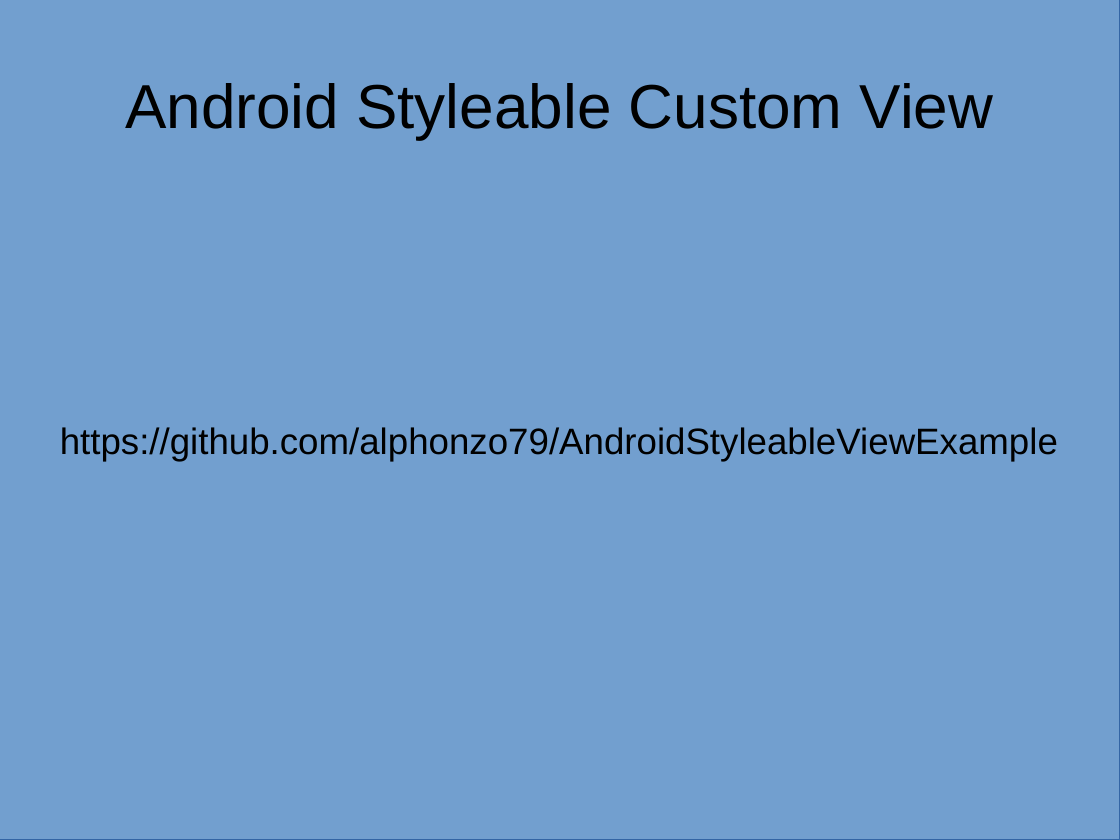
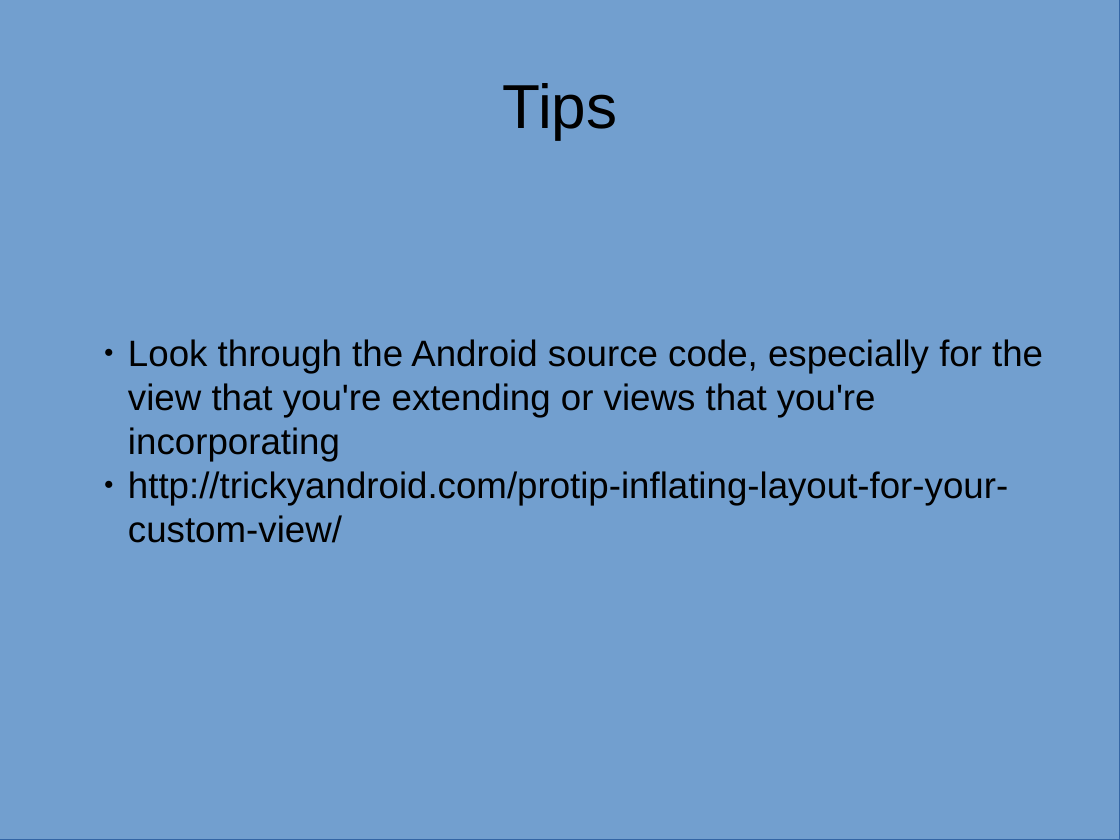
Before and after one commit to alphonzo79/AndroidStyleableViewExample, a slide deck: slide 7 of AndroidStyleableViewSlides.odp (slide 2 before the commit). Drawn at 1120x840 pixels with LibreOffice and Linux fonts; fonts in the diff are those of the drawing. Boxes give left, top, right and bottom in pixels: in the first picture for what was removed or moved away, otherwise in the second. Text is boxed around its words. In the diff, an @@ line names an element or a change of style, - is before the commit and + after.

```diff
--- a/AndroidStyleableViewSlides.odp
+++ b/AndroidStyleableViewSlides.odp
@@ title at [502, 83, 617, 139]: text changed @@
-Android Styleable Custom View
+Tips
@@ subtitle at [128, 339, 1043, 543]: text changed @@
-https://github.com/alphonzo79/AndroidStyleableViewExample
+    ● Look through the Android source code, especially for the view that you're extending or views that you're incorporating
+    ● http://trickyandroid.com/protip-inflating-layout-for-your-custom-view/
```
Also in this commit, not shown: 5 slides added.
